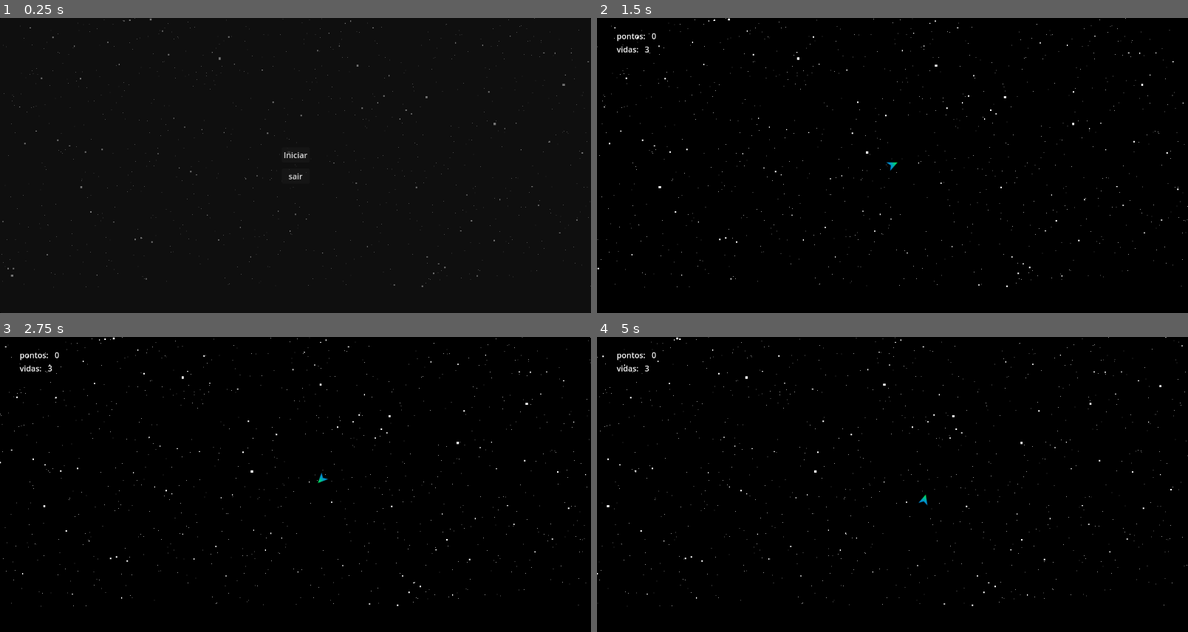
Above: before the commit, frames 1-4 (two rows, left to right).
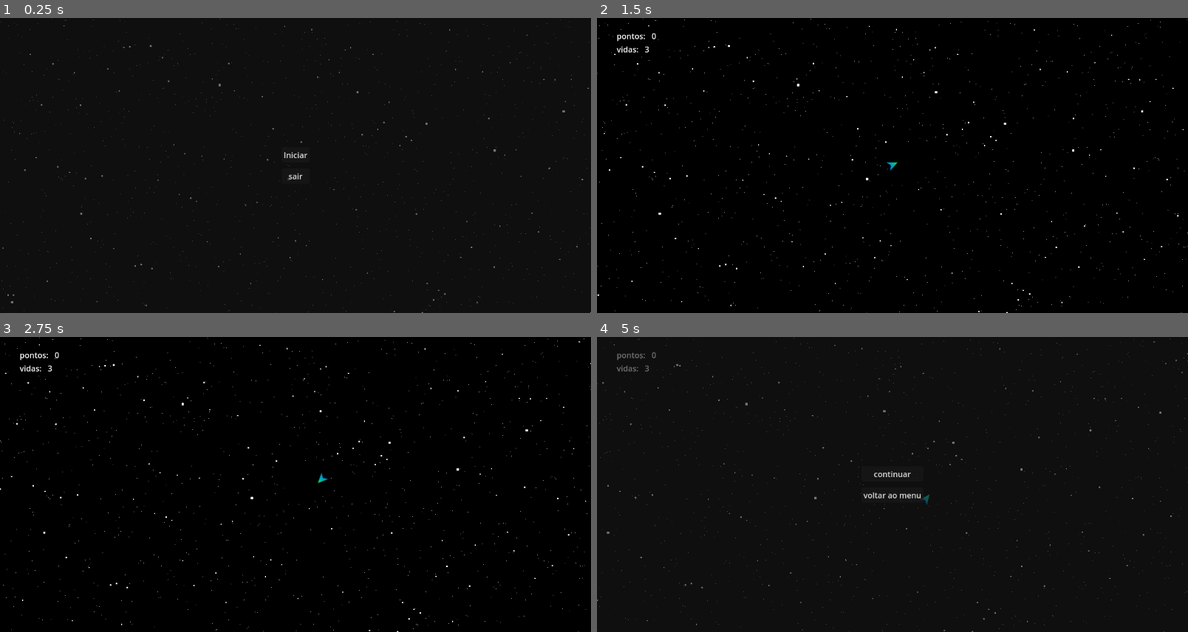
Above: after the commit, the same moments.

Repository: G-Gleyser/Asteroids
Game: Godot game, scene res://cenas/game.tscn
Same seed, same stepped clock (60 frames per second), same inputs: the game is played once before the commit and once after it.
Inputs:
- Up to frame 1 (0.25 s): no input
- Up to frame 2 (1.5 s): click "Iniciar" at 0.5 s; hold Up (move_frente) from 1.28 s (still down); hold Right (move_dir) from 1.28 s (still down)
- Up to frame 3 (2.75 s): release Up (move_frente) at 2.03 s; release Right (move_dir) at 2.03 s; hold Down (move_tras) from 2.03 s (still down); tap Left (move_esq) at 2.1 s
- Up to frame 4 (5 s): release Down (move_tras) at 2.78 s; hold Space (shot) 2.78-3.53 s; hold Up (move_frente) 2.78-4.28 s; tap Right (move_dir) at 3.6 s; hold Down (move_tras) from 4.28 s (still down); hold Left (move_esq) from 4.28 s (still down); tap Escape (ui_cancel) at 4.9 s

The runs differ from the first frame. In frame 1, 0.6% of the frame differs, in the area x 0-100%, y 0-100%; in frame 2, 1.1%; in frame 3, 1.1%; in frame 4, 1.4%.

Commit message:
algumas teclas de menu alteradas

Diff:
--- a/cenas/game.tscn
+++ b/cenas/game.tscn
@@ -73,7 +73,7 @@
 
 [node name="bg" type="Node2D" parent="."]
 process_mode = 3
-position = Vector2(1288, 248)
+position = Vector2(1288, 302)
 
 [node name="p1" type="GPUParticles2D" parent="bg"]
 z_index = -100
--- a/cenas/hud.gd
+++ b/cenas/hud.gd
@@ -9,7 +9,7 @@
 
 # Called every frame. 'delta' is the elapsed time since the previous frame.
 func _process(delta: float) -> void:
-	if Input.is_action_just_pressed("ui_menu"):
+	if Input.is_action_just_pressed("ui_cancel"):
 		Pausa()
 
 	pass
--- a/cenas/nave.gd
+++ b/cenas/nave.gd
@@ -34,7 +34,7 @@
 	var vel = Vector2.ZERO
 	var rVel = .1
 	acc = 100.0
-	var v = Vector2( 0, Input.get_axis("move_frente", "move_tras"))
+	var v = Vector2( 0, Input.get_axis("ui_up", "ui_down"))
 	velocity += v.rotated(rotation) * acc * delta
 	velocity = velocity.limit_length(max_speed)
 
